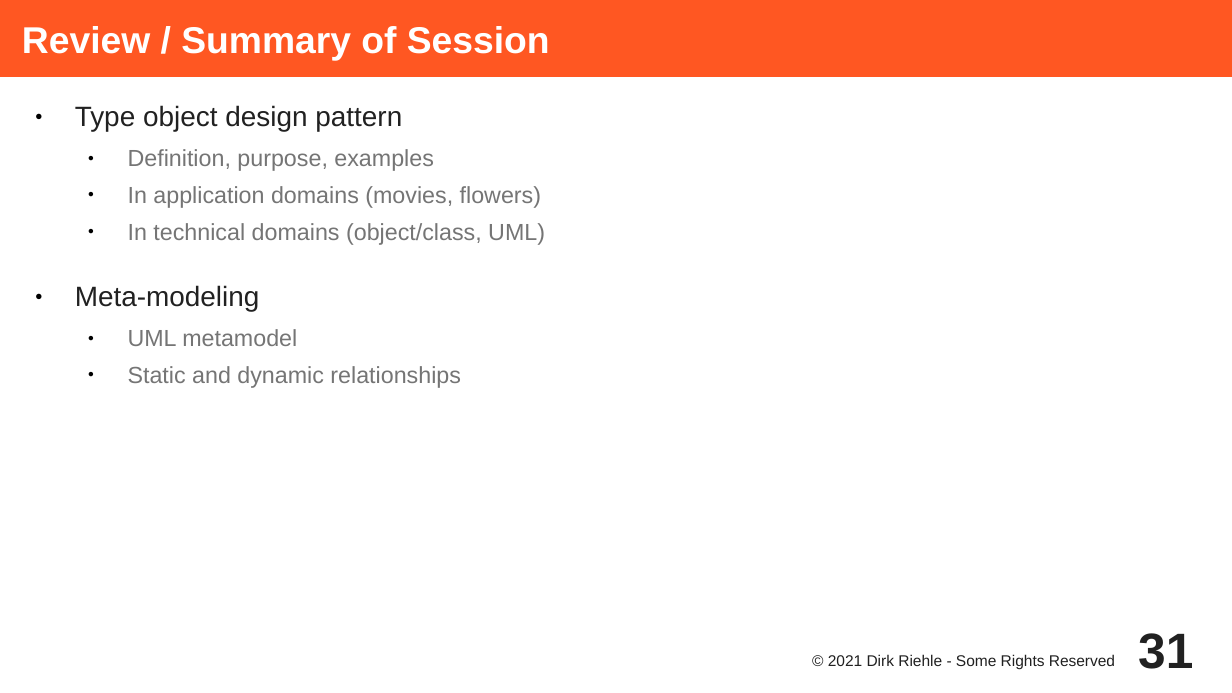
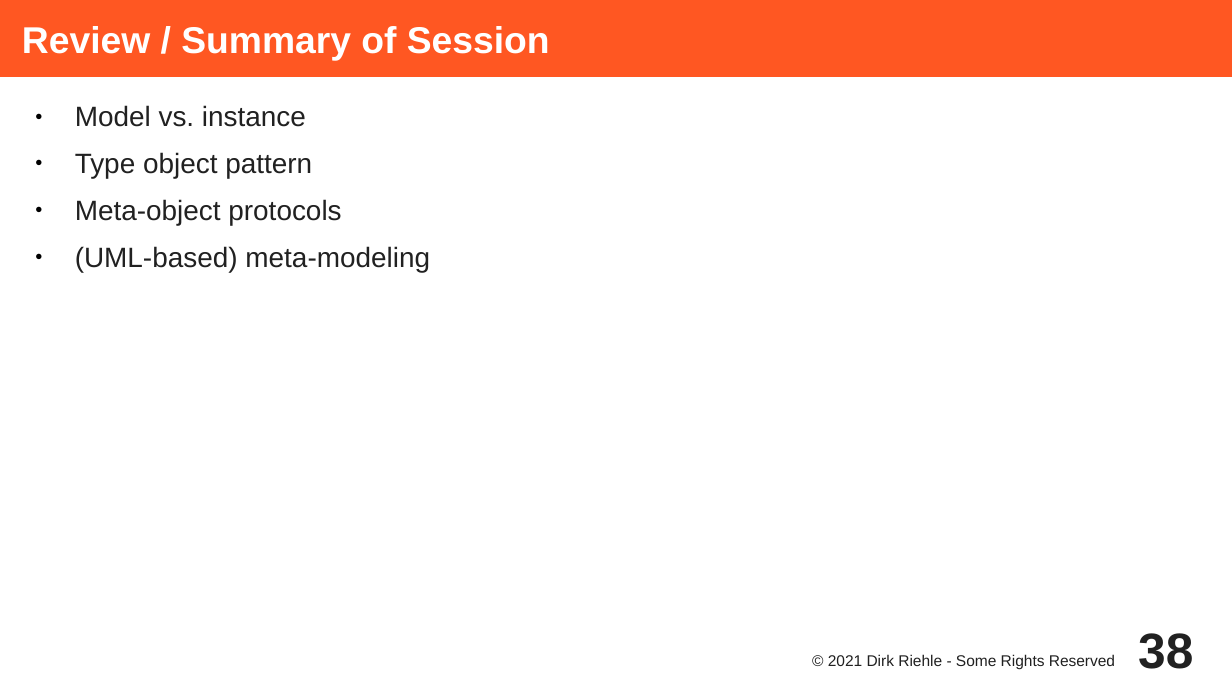
Before and after one commit to dirkriehle/adap-course, a slide deck: slide 38 of Lecture Slides/ADAP C08 - Type Objects.odp (slide 31 before the commit). Drawn at 1232x693 pixels with LibreOffice and Linux fonts; fonts in the diff are those of the drawing. Boxes give left, top, right and bottom in pixels: in the first picture for what was removed or moved away, otherwise in the second. Text is boxed around its words. In the diff, an @@ line names an element or a change of style, - is before the commit and + after.

```diff
--- a/Lecture Slides/ADAP C08 - Type Objects.odp
+++ b/Lecture Slides/ADAP C08 - Type Objects.odp
@@ text at bbox=[75, 105, 430, 272]: text changed; size 15 to 18 pt; text colour #757575 to #212121 @@
-● Type object design pattern
-  ● Definition, purpose, examples
-  ● In application domains (movies, flowers)
-  ● In technical domains (object/class, UML)
-● Meta-modeling
-  ● UML metamodel
-  ● Static and dynamic relationships
+● Model vs. instance
+● Type object pattern
+● Meta-object protocols
+● (UML-based) meta-modeling
@@ page number at bbox=[1138, 633, 1193, 669]: text changed @@
-31
+38
```
Also in this commit, not shown: 3 other slides changed, 8 slides added, 1 slide removed, 11 other files.
